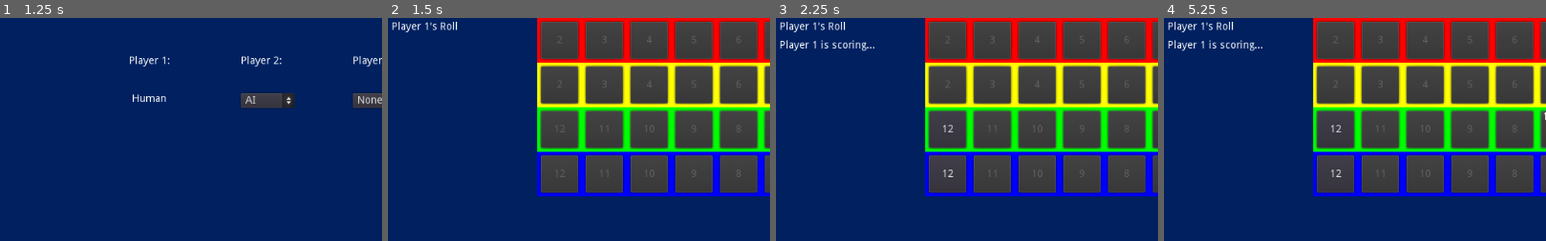
Above: before the commit, frames 1-4 (left to right).
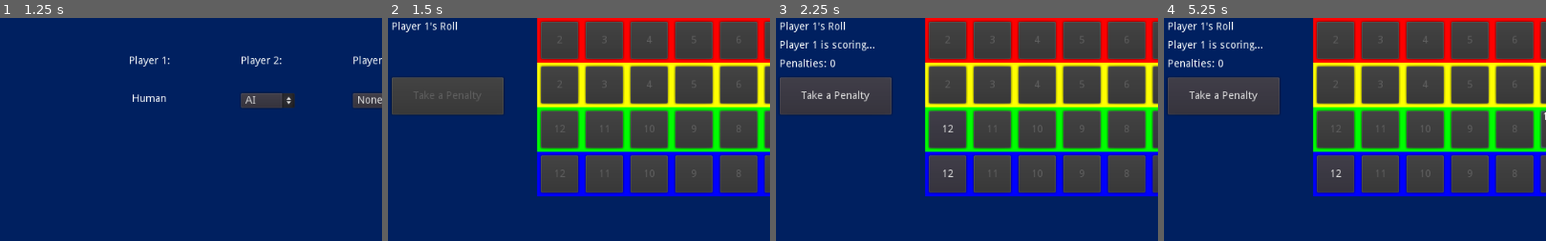
Above: after the commit, the same moments.

Repository: hamzasclone2/qwixxLike
Game: Godot game, scene res://MainMenu.tscn
The game is run twice, just before and just after one commit, with the same random seed, the same clock (stepped at 60 frames per second) and the same inputs.
Inputs:
- Up to frame 1 (1.25 s): click "Play Game" at 0.5 s
- Up to frame 2 (1.5 s): click "Start!" at 1.25 s
- Up to frame 3 (2.25 s): click "Roll!" at 2 s
- Up to frame 4 (5.25 s): click "8" at 2.75 s; click "12" at 3.5 s; click "9" at 4.25 s; click "7" at 5 s
The pictures show only the part of the screen within x 0-50%, y 0-50%; the shares and areas given below are measured in that part.

Frame 1 is identical in both runs. In frame 2, 5.1% of the frame differs, in the area x 0-31%, y 26-44%; in frame 3, 5.3%; in frame 4, 5.4%, in the area x 0-47%, y 18-52%.

Commit message:
added penalties & crossing out boxes left of score

Diff:
--- a/Game.gd
+++ b/Game.gd
@@ -9,9 +9,11 @@
 
 onready var rollButton = get_node("RollButton")
 onready var nextButton = get_node("NextButton")
+onready var penaltyButton = get_node("PenaltyButton")
 
 onready var rollingPlayerLabel = get_node("RollingPlayerLabel")
 onready var scoringPlayerLabel = get_node("ScoringPlayerLabel")
+onready var penaltyLabel = get_node("PenaltiesLabel")
 
 var rng = RandomNumberGenerator.new()
 
@@ -136,18 +138,6 @@
 	possibleGreen2 = greenDieNum + whiteDie2Num
 	possibleBlue1 = blueDieNum + whiteDie1Num
 	possibleBlue2 = blueDieNum + whiteDie2Num
-
-
-
-	#print("White: ", possibleWhite)
-	#print("Red: ", possibleRed1)
-	#print("Red: ", possibleRed2)
-	#print("Yellow: ", possibleYellow1)
-	#print("Yellow: ", possibleYellow2)
-	#print("Green: ", possibleGreen1)
-	#print("Green: ", possibleGreen2)
-	#print("Blue: ", possibleBlue1)
-	#print("Blue: ", possibleBlue2)
 
 
 func roll(dieNum, diceTexture, color):
@@ -191,19 +181,23 @@
 		checkScoreSheet()
 	checkButtons()
 
-
 func checkButtons():
 	if(Players.playerHasRolled):
 		rollButton.disabled = true
 		nextButton.disabled = false
+		penaltyButton.disabled = false
 		scoringPlayerLabel.visible = true
+		penaltyLabel.visible = true
 	else:
 		rollButton.disabled = false
 		nextButton.disabled = true
+		penaltyButton.disabled = true
 		scoringPlayerLabel.visible = false
+		penaltyLabel.visible = false
 
 	rollingPlayerLabel.text = "Player " + str(Players.players[Players.currentRollingPlayerIndex]) + "'s Roll"
 	scoringPlayerLabel.text = "Player " + str(Players.players[Players.currentScoringPlayerIndex]) + " is scoring..."
+	penaltyLabel.text = "Penalties: " + str(Players.penalties[Players.players[Players.currentScoringPlayerIndex] - 1])
 
 func checkScoreSheet():
 	checkColor(possibleWhite, "white")
@@ -263,3 +257,12 @@
 		return 9
 	elif(roll == 2):
 		return 10
+
+func _on_PenaltyButton_pressed():
+	Players.penalties[Players.players[Players.currentScoringPlayerIndex] - 1] += 1
+	penaltyLabel.text = "Penalties: " + str(Players.penalties[Players.players[Players.currentScoringPlayerIndex] - 1])
+	if(Players.penalties[Players.players[Players.currentScoringPlayerIndex] - 1] == 4):
+		gameOver()
+
+func gameOver():
+	print("Game over!")
--- a/Game.tscn
+++ b/Game.tscn
@@ -103,5 +103,26 @@
 "_edit_use_anchors_": false
 }
 
+[node name="PenaltiesLabel" type="Label" parent="."]
+margin_left = 5.0
+margin_top = 55.0
+margin_right = 80.0
+margin_bottom = 69.0
+text = "Penalties: 0"
+__meta__ = {
+"_edit_use_anchors_": false
+}
+
+[node name="PenaltyButton" type="Button" parent="."]
+margin_left = 5.0
+margin_top = 80.0
+margin_right = 155.0
+margin_bottom = 130.0
+text = "Take a Penalty"
+__meta__ = {
+"_edit_use_anchors_": false
+}
+
 [connection signal="button_up" from="RollButton" to="." method="_on_rollButton_button_up"]
 [connection signal="pressed" from="NextButton" to="." method="_on_NextButton_pressed"]
+[connection signal="pressed" from="PenaltyButton" to="." method="_on_PenaltyButton_pressed"]
--- a/Players.gd
+++ b/Players.gd
@@ -4,6 +4,8 @@
 
 var playerScoreSheets = []
 var players = [1, 2]
+
+var penalties = [0, 0, 0, 0, 0]
 
 var currentRollingPlayerIndex
 var currentScoringPlayerIndex
@@ -21,7 +23,7 @@
 		[-1,-1,-1,-1,-1,-1,-1,-1,-1,-1,-1],
 		[-1,-1,-1,-1,-1,-1,-1,-1,-1,-1,-1],
 		[-1,-1,-1,-1,-1,-1,-1,-1,-1,-1,-1]
-	]) # Player 1
+	])
 	playerScoreSheets.append([ # Player 2
 		[-1,-1,-1,-1,-1,-1,-1,-1,-1,-1,-1],
 		[-1,-1,-1,-1,-1,-1,-1,-1,-1,-1,-1],
--- a/ScoreButton.gd
+++ b/ScoreButton.gd
@@ -42,6 +42,10 @@
 
 	Players.playerScoreSheets[Players.players[Players.currentScoringPlayerIndex] - 1][yIndex][xIndex] = 1
 
+	for i in range(xIndex):
+		if(Players.playerScoreSheets[Players.players[Players.currentScoringPlayerIndex] - 1][yIndex][i] == -1 or Players.playerScoreSheets[Players.players[Players.currentScoringPlayerIndex] - 1][yIndex][i] == 0):
+			Players.playerScoreSheets[Players.players[Players.currentScoringPlayerIndex] - 1][yIndex][i] = -2
+
 func _process(_delta):
 	if(Players.playerScoreSheets[Players.players[Players.currentScoringPlayerIndex] - 1][yIndex][xIndex] == 0):
 		button.disabled = false
